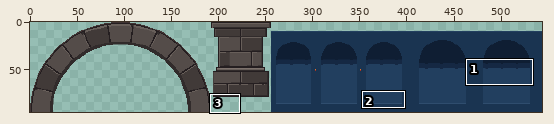
Pixel-art file: assets/source/terrain/floor01/structure.ase. The picture above shows the old version from afar; the outline marks the close-up.
Close-up. Before the commit:
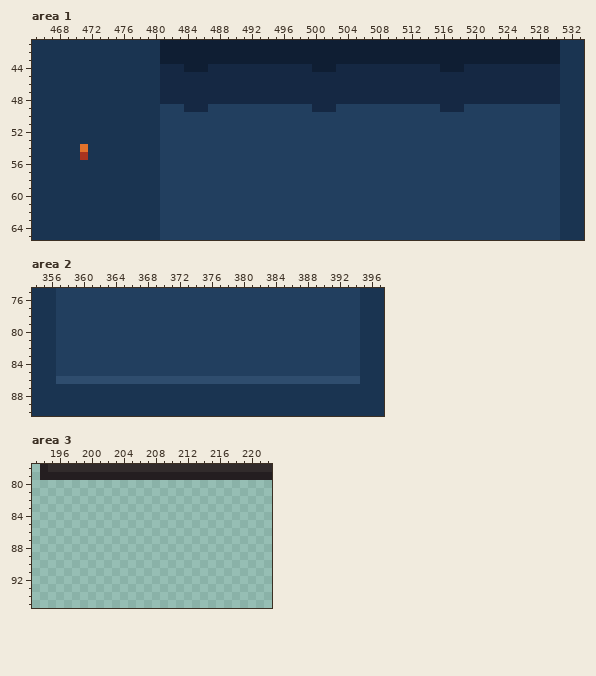
544x96 pixels, 1 frame. Shown: area 1: x 465..533, y 41..65; area 2: x 354..397, y 75..90; area 3: x 193..222, y 78..95. The commit also changed other parts of the picture, which this record leaves out.
Once edited:
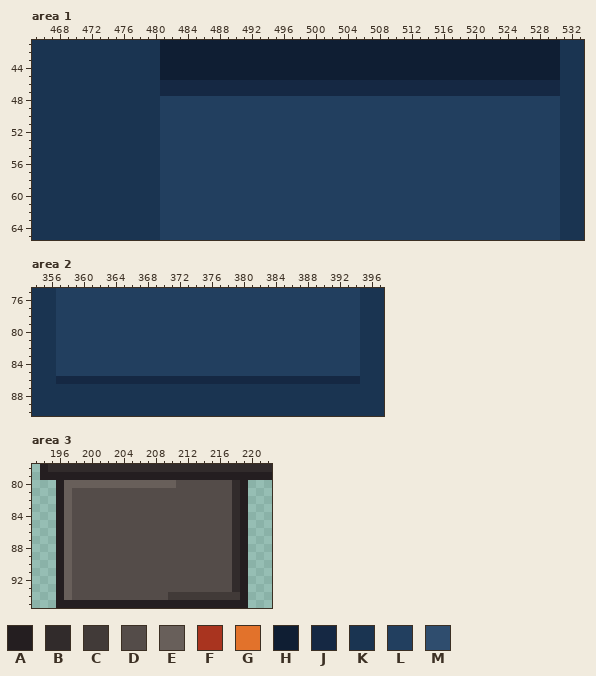
Palette (. is transparent): A #241e20  B #312b2b  C #413a38  D #544c49  E #685f5a  F #a9341f  G #e2722b  H #0f1e33  J #152843  K #1a3451  L #223f5f  M #2f4d6e
Difference:
Area 1, layer "depth":
y 44: x 481..483 JJJ -> HHH; x 487..499 JJJJJJJJJJJJJ -> HHHHHHHHHHHHH; x 503..515 JJJJJJJJJJJJJ -> HHHHHHHHHHHHH; x 519..530 JJJJJJJJJJJJ -> HHHHHHHHHHHH
y 45: x 481..530 JJJJJJJJJJJJJJJJJJJJJJJJJJJJJJJJJJJJJJJJJJJJJJJJJJ -> HHHHHHHHHHHHHHHHHHHHHHHHHHHHHHHHHHHHHHHHHHHHHHHHHH
y 48: x 481..530 JJJJJJJJJJJJJJJJJJJJJJJJJJJJJJJJJJJJJJJJJJJJJJJJJJ -> LLLLLLLLLLLLLLLLLLLLLLLLLLLLLLLLLLLLLLLLLLLLLLLLLL
y 49: x 484..486 JJJ -> LLL; x 500..502 JJJ -> LLL; x 516..518 JJJ -> LLL
y 54: x 471 G -> K
y 55: x 471 F -> K
Area 2, layer "depth":
y 86: x 357..394 MMMMMMMMMMMMMMMMMMMMMMMMMMMMMMMMMMMMMM -> JJJJJJJJJJJJJJJJJJJJJJJJJJJJJJJJJJJJJJ
Area 3, layer "pier":
y 80: x 196..219 ........................ -> AEEEEEEEEEEEEEEDDDDDDDBA
y 81..93: x 196..219 ........................ -> AEDDDDDDDDDDDDDDDDDDDDBA
y 94: x 196..219 ........................ -> AEDDDDDDDDDDDDCCCCCCCCCA
y 95: x 196..219 ........................ -> AAAAAAAAAAAAAAAAAAAAAAAA
Boxes around the changes in both close-ups, in picture pixels (x1, y1, x2, y2):
changed: (160, 64, 560, 112)
changed: (80, 144, 88, 160)
changed: (56, 376, 360, 384)
added: (56, 480, 248, 608)
